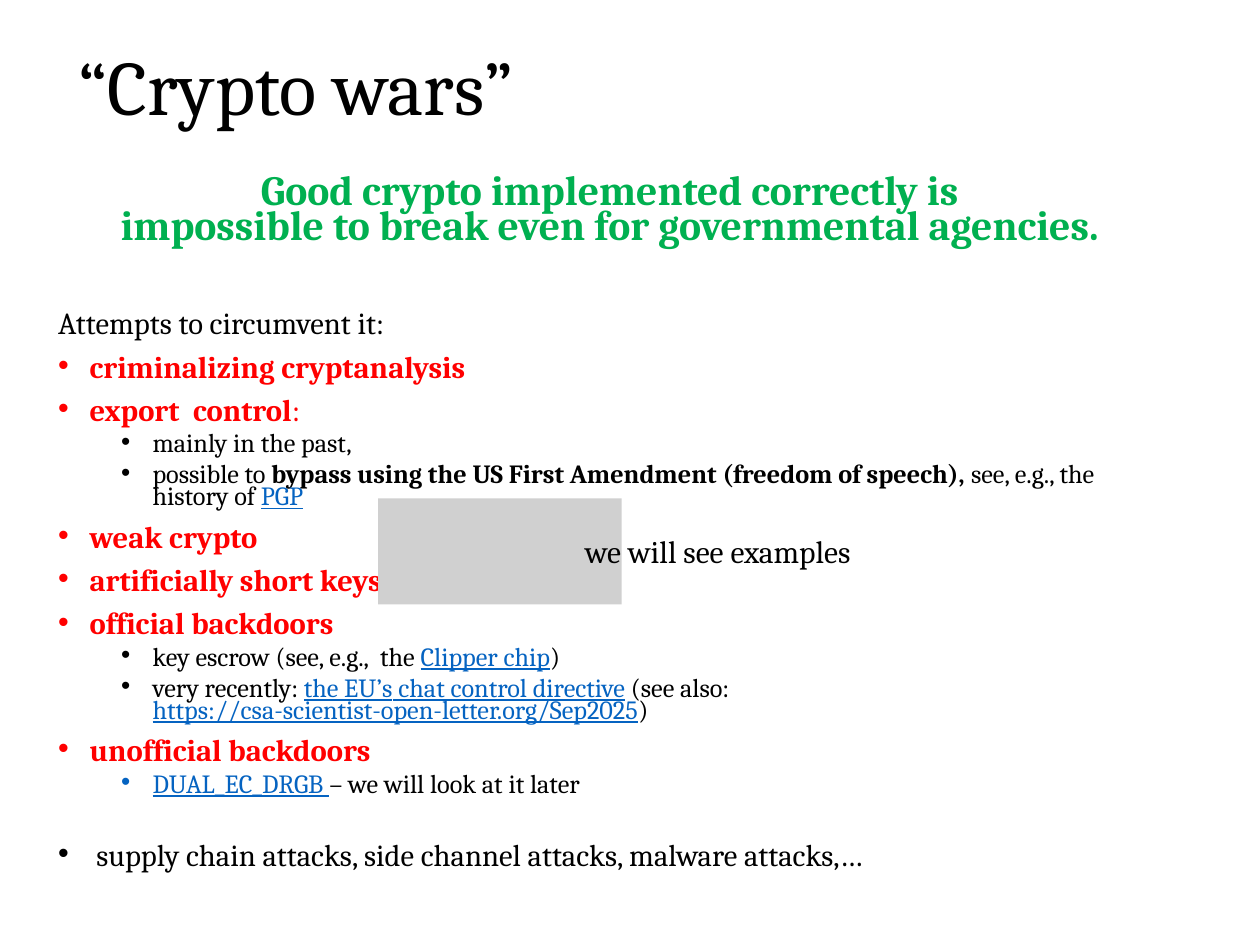
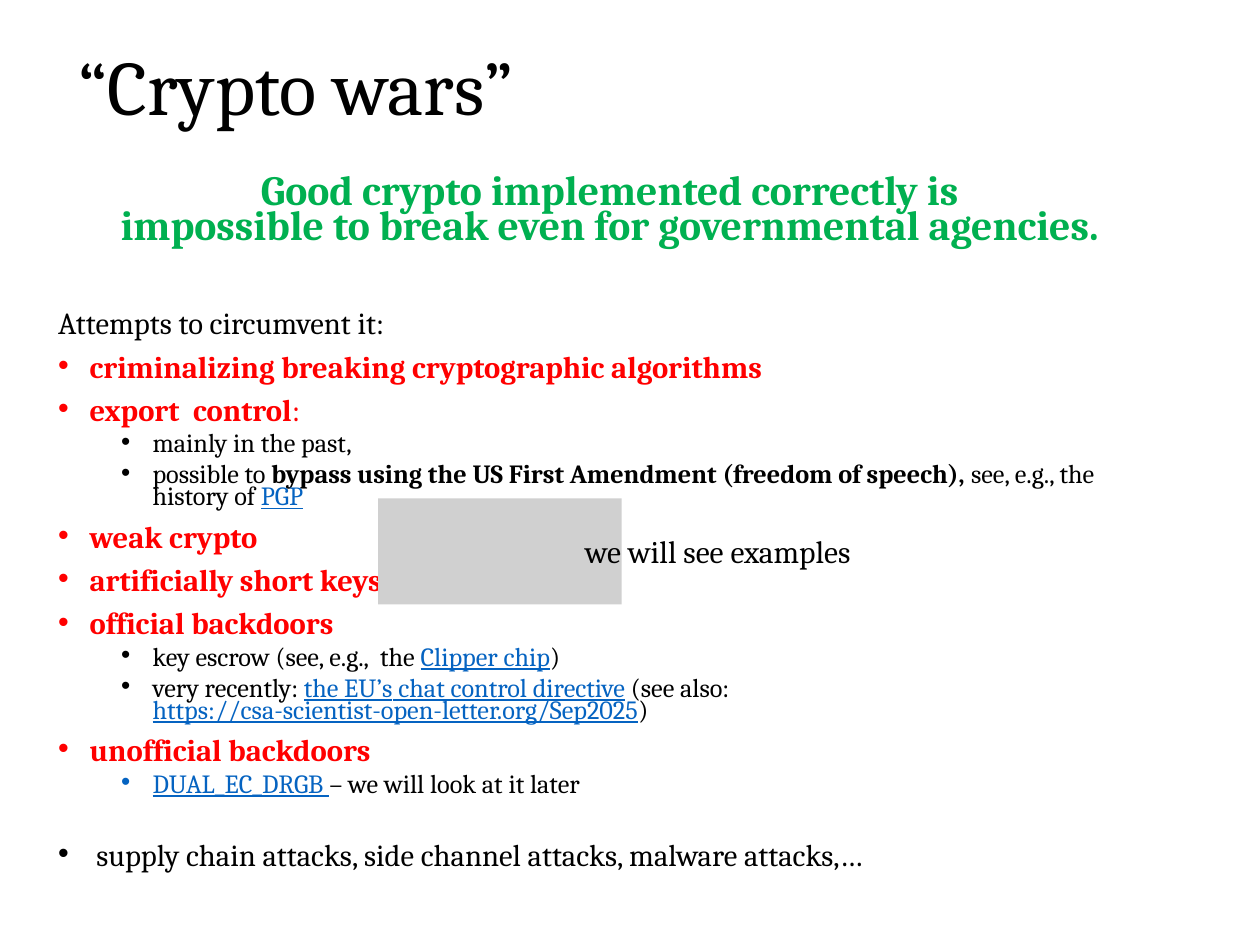
Before and after one commit to sdziembowski/cryptography-I-2026, a slide deck: slide 10 of Slides/chapter01.pptx (slide 11 before the commit). Drawn at 1260x945 pixels with LibreOffice and Linux fonts; fonts in the diff are those of the drawing; grey boxes stand for pictures. Boxes give left, top, right and bottom in pixels: in the first picture for what was removed or moved away, otherwise in the second. Text is boxed around its words. In the diff, an @@ line names an element or a change of style, - is before the commit and + after.

Commit message:
Update chapter01 slides and add PDF export
Refreshes `Slides/chapter01.pptx` and adds `Slides/chapter01.pdf` so the updated lecture deck is available in both editable and shareable formats. Also includes an updated `.DS_Store` metadata file.

```diff
--- a/Slides/chapter01.pptx
+++ b/Slides/chapter01.pptx
@@ text at [90, 356, 762, 385]: text changed @@
-• criminalizing cryptanalysis
+• criminalizing breaking cryptographic algorithms
```
Also in this commit, not shown: 2 other files.
